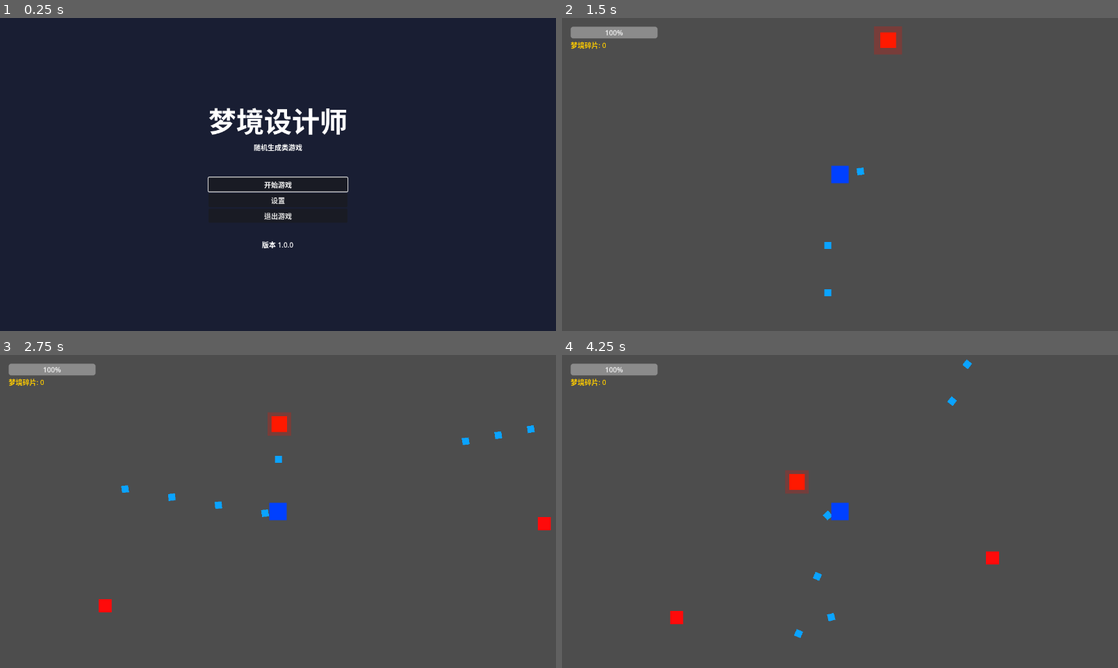
Above: before the commit, frames 1-4 (two rows, left to right).
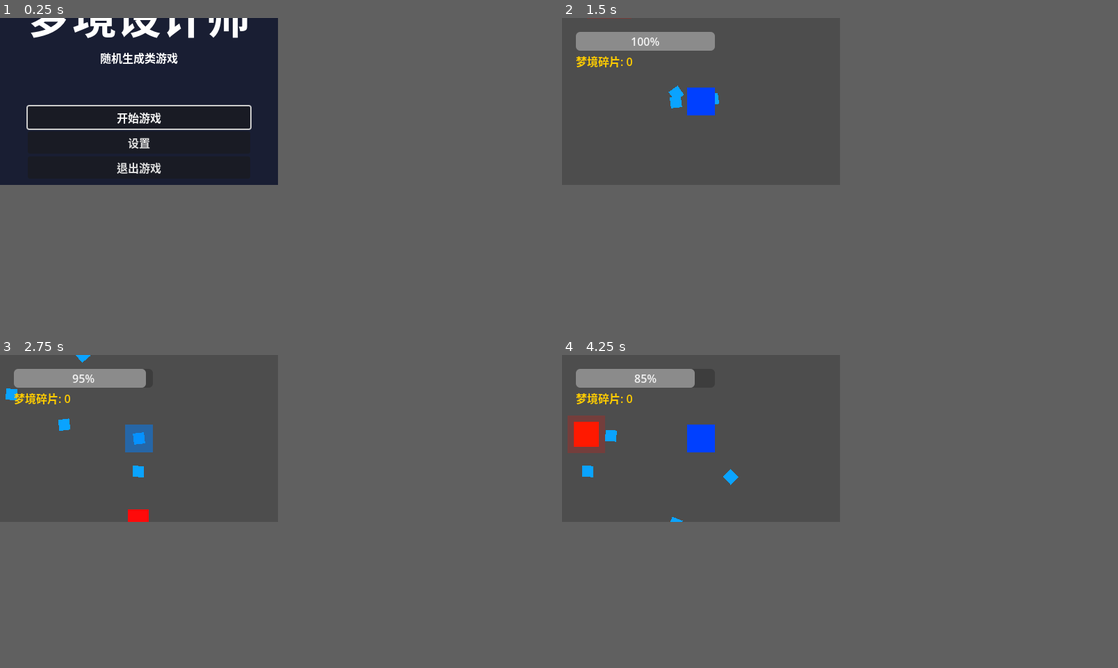
Above: after the commit, the same moments.

Repository: qaz8580111/OneiricDesigner
Game: Godot game, scene res://scenes/core/Main.tscn
The game is run twice, just before and just after one commit, with the same random seed, the same clock (stepped at 60 frames per second) and the same inputs.
Inputs (mouse positions are in pixels of both pictures, inside the frame that each line leads up to):
- Up to frame 1 (0.25 s): no input
- Up to frame 2 (1.5 s): click "开始游戏" at 0.5 s; tap Enter (game_confirm) at 1.25 s; move the mouse to (962, 158) at 1.27 s; hold D (game_move_right) from 1.28 s (still down); click (962, 158) at 1.35 s
- Up to frame 3 (2.75 s): move the mouse to (166, 527) at 2.02 s; release D (game_move_right) at 2.03 s; hold S (game_move_down) from 2.03 s (still down); tap Enter (game_confirm) at 2.1 s; click (166, 527) at 2.3 s
- Up to frame 4 (4.25 s): move the mouse to (895, 442) at 2.77 s; release S (game_move_down) at 2.78 s; hold D (game_move_right) 2.78-3.53 s; tap E (game_interact) at 2.85 s; click (895, 442) at 3.05 s; move the mouse to (812, 574) at 3.52 s; hold W (game_move_up) from 3.53 s (still down); click (812, 574) at 3.6 s
In our replay, the window is 800x450 before the commit and 400x240 after it. These sizes can differ from the game's own. Grey fills any space a smaller window leaves; there, only what the larger window draws over its background counts as a difference.

The runs differ from the first frame. In frame 1, 4.1% of the frame differs, in the area x 4-63%, y 0-74%; in frame 2, 3.1%; in frame 3, 3.4%; in frame 4, 3.9%.

Commit message:
增加死亡后屏幕渐变并返回主菜单；修复以上功能产生的BUG：鼠标无法在主菜单和暂停菜单中点击，主要原因是mouse_filter==2，而不是1

Diff:
--- a/project.godot
+++ b/project.godot
@@ -25,8 +25,8 @@
 
 [display]
 
-window/size/viewport_width=1280
-window/size/viewport_height=720
+window/size/viewport_width=400
+window/size/viewport_height=240
 
 [input]
 
--- a/scenes/core/Main.tscn
+++ b/scenes/core/Main.tscn
@@ -34,6 +34,7 @@
 ; UIStack (Control) - UI栈容器
 ; anchors_preset=15：全屏锚定，作为所有UI界面的父容器
 ; UI界面通过脚本动态添加到此节点下
+; mouse_filter=2（MOUSE_FILTER_IGNORE）：不接收鼠标事件，事件穿透到子节点按钮
 [node name="UIStack" type="Control" parent="CanvasLayer"]
 layout_mode = 3
 anchors_preset = 15
@@ -41,6 +42,23 @@
 anchor_bottom = 1.0
 grow_horizontal = 2
 grow_vertical = 2
+mouse_filter = 2
+
+; DeathOverlay (ColorRect) - 死亡过渡黑屏遮罩
+; 用于玩家死亡时的黑屏过渡动画，开始时完全透明，死亡后逐渐变黑
+; anchors_preset=15：全屏锚定，覆盖整个屏幕
+; mouse_filter=2（MOUSE_FILTER_IGNORE）：不接收鼠标事件，事件穿透到下方UI按钮
+; 注意：必须用IGNORE(2)而非PASS(1)，PASS会拦截事件导致按钮无法点击
+[node name="DeathOverlay" type="ColorRect" parent="CanvasLayer"]
+layout_mode = 3
+anchors_preset = 15
+anchor_right = 1.0
+anchor_bottom = 1.0
+grow_horizontal = 2
+grow_vertical = 2
+mouse_filter = 2
+color = Color(0, 0, 0, 0)
+visible = true
 
 ; ------------------------------ 游戏世界层 ------------------------------
 ; GameWorld (Node2D) - 游戏世界容器
--- a/scenes/gameplay/Enemy.tscn
+++ b/scenes/gameplay/Enemy.tscn
@@ -29,12 +29,12 @@
 
 ; ------------------------------ 根节点 ------------------------------
 ; Enemy (CharacterBody2D) - 敌人物理角色根节点
-; 碰撞层：2（敌人层），与其他敌人层物体碰撞
+; 碰撞层：2（敌人层），碰撞掩码：1+2（检测玩家层和敌人层，实现物理碰撞排斥）
 ; 所属组：enemy（用于查找敌人引用和子弹碰撞检测）
 [node name="Enemy" type="CharacterBody2D"]
 script = ExtResource("1")
 collision_layer = 2
-collision_mask = 2
+collision_mask = 3
 groups = PackedStringArray("enemy")
 
 ; ------------------------------ 外观与碰撞 ------------------------------
@@ -53,9 +53,10 @@
 
 ; Hitbox (Area2D) - 伤害检测区域
 ; 使用较小的碰撞体（半径15），只检测碰撞掩码（不参与物理碰撞）
-; collision_mask=1：只检测与玩家层物体的碰撞（玩家子弹）
+; collision_layer=2：设置在敌人层，供玩家子弹检测（area_entered信号）
+; collision_mask=1：检测玩家层（body_entered信号，用于触碰伤害检测玩家CharacterBody2D）
 [node name="Hitbox" type="Area2D" parent="."]
-collision_layer = 0
+collision_layer = 2
 collision_mask = 1
 
 ; CollisionShape2D - 伤害检测碰撞体
--- a/scenes/gameplay/Player.tscn
+++ b/scenes/gameplay/Player.tscn
@@ -43,12 +43,12 @@
 
 ; ------------------------------ 根节点 ------------------------------
 ; Player (CharacterBody2D) - 玩家物理角色根节点
-; 碰撞层：1（玩家层），与其他玩家层物体碰撞
+; 碰撞层：1（玩家层），碰撞掩码：1+2（检测玩家层和敌人层，实现物理碰撞排斥）
 ; 所属组：player（用于查找玩家引用）
 [node name="Player" type="CharacterBody2D"]
 script = ExtResource("1_player")
 collision_layer = 1
-collision_mask = 1
+collision_mask = 3
 groups = PackedStringArray("player")
 
 ; ------------------------------ 外观与碰撞 ------------------------------
@@ -64,9 +64,11 @@
 
 ; Hitbox (Area2D) - 伤害检测区域
 ; 使用较小的碰撞体（半径18），只检测碰撞掩码（不参与物理碰撞）
-; collision_mask=1：只检测与玩家层物体的碰撞
+; collision_layer=1：设置在玩家层，供敌人子弹检测（area_entered信号）
+; collision_mask=8：检测敌人子弹层（Area2D之间需要双方互相检测才能触发area_entered）
 [node name="Hitbox" type="Area2D" parent="."]
-collision_mask = 1
+collision_layer = 1
+collision_mask = 8
 
 ; CollisionShape2D - 伤害检测碰撞体
 ; 使用 CircleShape2D_2（半径18），略小于物理碰撞体
--- a/scenes/ui/GameHUD.tscn
+++ b/scenes/ui/GameHUD.tscn
@@ -18,6 +18,7 @@
 ; ------------------------------ 根节点 ------------------------------
 ; GameHUD (Control) - HUD根节点
 ; anchors_preset=15：全屏锚定，覆盖整个屏幕
+; mouse_filter=2（MOUSE_FILTER_IGNORE）：不接收鼠标事件，避免遮挡菜单按钮点击
 [node name="GameHUD" type="Control"]
 script = ExtResource("1")
 anchors_preset = 15
@@ -27,6 +28,7 @@
 offset_top = 0.0
 offset_right = 0.0
 offset_bottom = 0.0
+mouse_filter = 2
 
 ; ------------------------------ 血量显示 ------------------------------
 ; HealthBar (ProgressBar) - 玩家血量条
--- a/scenes/ui/MainMenu.tscn
+++ b/scenes/ui/MainMenu.tscn
@@ -25,6 +25,7 @@
 ; MainMenu (Control) - 主菜单根节点
 ; anchors_preset=15：全屏锚定
 ; layout_mode=3：锚点布局模式
+; mouse_filter=2（MOUSE_FILTER_PASS）：先处理自身输入，再传递给子节点按钮
 [node name="MainMenu" type="Control"]
 layout_mode = 3
 anchors_preset = 15
@@ -32,11 +33,13 @@
 anchor_bottom = 1.0
 grow_horizontal = 2
 grow_vertical = 2
+mouse_filter = 2
 script = ExtResource("1_mainmenu")
 
 ; ------------------------------ 背景 ------------------------------
 ; Background (ColorRect) - 菜单背景
 ; 颜色：深蓝灰 (0.1, 0.12, 0.2, 1)，营造神秘氛围
+; mouse_filter=2（MOUSE_FILTER_IGNORE）：不接收鼠标事件，事件穿透到按钮
 [node name="Background" type="ColorRect" parent="."]
 layout_mode = 1
 anchors_preset = 15
@@ -44,11 +47,13 @@
 anchor_bottom = 1.0
 grow_horizontal = 2
 grow_vertical = 2
+mouse_filter = 2
 color = Color(0.1, 0.12, 0.2, 1)
 
 ; ------------------------------ 菜单内容 ------------------------------
 ; VBoxContainer - 垂直布局容器
 ; anchors_preset=8：居中锚定，偏移-150,-150到150,150形成300x300的居中区域
+; mouse_filter=2（MOUSE_FILTER_IGNORE）：不接收鼠标事件，事件穿透到子按钮
 [node name="VBoxContainer" type="VBoxContainer" parent="."]
 layout_mode = 1
 anchors_preset = 8
@@ -62,6 +67,7 @@
 offset_bottom = 150.0
 grow_horizontal = 2
 grow_vertical = 2
+mouse_filter = 2
 
 ; Title (Label) - 游戏标题
 ; 字体大小64，居中显示，使用HeaderMedium主题变体
--- a/scenes/ui/PauseMenu.tscn
+++ b/scenes/ui/PauseMenu.tscn
@@ -22,6 +22,7 @@
 ; ------------------------------ 根节点 ------------------------------
 ; PauseMenu (Control) - 暂停菜单根节点
 ; anchors_preset=15：全屏锚定
+; mouse_filter=2（MOUSE_FILTER_PASS）：先处理自身输入，再传递给子节点按钮
 [node name="PauseMenu" type="Control"]
 layout_mode = 3
 anchors_preset = 15
@@ -29,11 +30,13 @@
 anchor_bottom = 1.0
 grow_horizontal = 2
 grow_vertical = 2
+mouse_filter = 2
 script = ExtResource("1_pausemenu")
 
 ; ------------------------------ 背景遮罩 ------------------------------
 ; Background (ColorRect) - 半透明遮罩
 ; 颜色：黑色，透明度0.7，用于遮挡游戏画面，突出菜单
+; mouse_filter=2（MOUSE_FILTER_IGNORE）：不接收鼠标事件，事件穿透到按钮
 [node name="Background" type="ColorRect" parent="."]
 layout_mode = 1
 anchors_preset = 15
@@ -41,11 +44,13 @@
 anchor_bottom = 1.0
 grow_horizontal = 2
 grow_vertical = 2
+mouse_filter = 2
 color = Color(0, 0, 0, 0.7)
 
 ; ------------------------------ 菜单内容 ------------------------------
 ; VBoxContainer - 垂直布局容器
 ; anchors_preset=8：居中锚定，偏移-150,-100到150,100形成300x200的居中区域
+; mouse_filter=2（MOUSE_FILTER_IGNORE）：不接收鼠标事件，事件穿透到子按钮
 [node name="VBoxContainer" type="VBoxContainer" parent="."]
 layout_mode = 1
 anchors_preset = 8
@@ -59,6 +64,7 @@
 offset_bottom = 100.0
 grow_horizontal = 2
 grow_vertical = 2
+mouse_filter = 2
 
 ; Title (Label) - 暂停标题
 ; 使用HeaderMedium主题变体，居中显示
--- a/scenes/ui/Settings.tscn
+++ b/scenes/ui/Settings.tscn
@@ -40,6 +40,7 @@
 ; ------------------------------ 根节点 ------------------------------
 ; Settings (Control) - 设置界面根节点
 ; anchors_preset=15：全屏锚定
+; mouse_filter=2（MOUSE_FILTER_PASS）：先处理自身输入，再传递给子节点按钮
 [node name="Settings" type="Control"]
 layout_mode = 3
 anchors_preset = 15
@@ -47,11 +48,13 @@
 anchor_bottom = 1.0
 grow_horizontal = 2
 grow_vertical = 2
+mouse_filter = 2
 script = ExtResource("1_settings")
 
 ; ------------------------------ 背景 ------------------------------
 ; Background (ColorRect) - 设置背景
 ; 颜色：深蓝灰 (0.1, 0.12, 0.2, 1)
+; mouse_filter=2（MOUSE_FILTER_IGNORE）：不接收鼠标事件，事件穿透到按钮
 [node name="Background" type="ColorRect" parent="."]
 layout_mode = 1
 anchors_preset = 15
@@ -59,10 +62,12 @@
 anchor_bottom = 1.0
 grow_horizontal = 2
 grow_vertical = 2
+mouse_filter = 2
 color = Color(0.1, 0.12, 0.2, 1)
 
 ; ------------------------------ 主布局 ------------------------------
 ; VBoxContainer - 主垂直布局容器
+; mouse_filter=2（MOUSE_FILTER_IGNORE）：不接收鼠标事件，事件穿透到子按钮
 [node name="VBoxContainer" type="VBoxContainer" parent="."]
 layout_mode = 1
 anchors_preset = 15
@@ -70,6 +75,7 @@
 anchor_bottom = 1.0
 grow_horizontal = 2
 grow_vertical = 2
+mouse_filter = 2
 
 ; Title (Label) - 设置标题
 ; 字体大小48，居中显示
--- a/scripts/autoload/InputManager.gd
+++ b/scripts/autoload/InputManager.gd
@@ -67,13 +67,13 @@
 	# 检测设备类型变化
 	_detect_device_from_event(event)
 
-	# 处理鼠标左键状态跟踪
+	### 处理鼠标左键状态跟踪（仅更新状态，不消费事件）
 	if event is InputEventMouseButton and event.button_index == MOUSE_BUTTON_LEFT:
 		_mouse_left_pressed = event.pressed
-		if event.pressed:
-			if _is_action_allowed_in_context("game_shoot"):
-				_just_pressed_actions["game_shoot"] = true
-		return
+		## 仅在 GAMEPLAY 上下文中将鼠标左键按下缓存为 game_shoot 动作
+		if event.pressed and get_current_context() == "GAMEPLAY":
+			_just_pressed_actions["game_shoot"] = true
+		## 注意：不使用 return，让事件继续传递给UI系统
 
 	# 缓存游戏相关动作的按下事件
 	# 注意：不是所有 InputEvent 都有 pressed 和 echo 属性
--- a/scripts/entities/Bullet.gd
+++ b/scripts/entities/Bullet.gd
@@ -38,6 +38,9 @@
 ## 子弹所属阵营（"player"或"enemy"），用于防止误伤友军
 var _owner_group: String = ""
 
+## 是否命中过目标（防重复伤害标记）
+var _has_hit: bool = false
+
 ## ========== 信号定义（用于与其他节点通信） ==========
 
 ## 子弹命中目标时发出此信号
@@ -51,8 +54,10 @@
 
 ## _ready() - 节点进入场景树时调用一次，用于初始化
 func _ready() -> void:
-	## 连接碰撞检测信号：当有物体进入子弹区域时触发回调
+	## 连接碰撞检测信号：当有物理体进入子弹区域时触发回调
 	body_entered.connect(_on_body_entered)
+	## 连接碰撞检测信号：当有区域体进入子弹区域时触发回调（用于检测玩家Hitbox）
+	area_entered.connect(_on_area_entered)
 
 	## 如果子弹数据为空，创建默认子弹数据
 	if _bullet_data == null:
@@ -99,13 +104,12 @@
 
 ## 设置子弹飞行方向（对外接口，由发射者调用）
 ## 参数：direction - 飞行方向向量
+## 注意：位置偏移由发射者在 instantiate 后设置，避免重复偏移
 func set_direction(direction: Vector2) -> void:
 	## 归一化方向向量，确保单位长度
 	_direction = direction.normalized()
 	## 设置子弹旋转角度为方向向量的角度
 	rotation = _direction.angle()
-	## 将子弹位置向飞行方向偏移，避免刚生成就与发射者碰撞
-	position += _direction * spawn_offset
 
 ## ========== 物理帧更新方法 ==========
 
@@ -157,9 +161,13 @@
 
 ## ========== 碰撞检测回调 ==========
 
-## 碰撞检测回调：当有物体进入子弹区域时调用
-## 参数：body - 进入区域的物体节点
+## 碰撞检测回调：当有物理体进入子弹区域时调用
+## 参数：body - 进入区域的物理体节点（如CharacterBody2D）
 func _on_body_entered(body: Node2D) -> void:
+	## 如果已经命中过目标，忽略后续碰撞（防止同一子弹造成多次伤害）
+	if _has_hit:
+		return
+
 	## 如果子弹有所属阵营，且碰撞的物体与子弹同阵营，忽略碰撞（防止误伤友军）
 	if _owner_group != "" and body.is_in_group(_owner_group):
 		return
@@ -173,10 +181,56 @@
 			{"direction": _direction}
 		)
 
-	## 如果碰撞的物体有take_damage方法，发出命中信号并销毁子弹
+	## 标记已命中，防止重复伤害
+	_has_hit = true
+
+	## 尝试直接调用take_damage方法
+	var damage_amount: float = _bullet_data.damage if _bullet_data else 10.0
 	if body.has_method("take_damage"):
+		body.call("take_damage", damage_amount)
 		hit.emit(self, body)
-		_destroy()
+
+	## 销毁子弹
+	_destroy()
+
+## 碰撞检测回调：当有区域体进入子弹区域时调用（用于检测玩家Hitbox）
+## 参数：area - 进入区域的Area2D节点（如玩家Hitbox）
+func _on_area_entered(area: Area2D) -> void:
+	## 如果已经命中过目标，忽略后续碰撞（防止同一子弹造成多次伤害）
+	if _has_hit:
+		return
+
+	## 检查区域的父节点是否属于同一阵营
+	if _owner_group != "":
+		var parent_node: Node = area.get_parent()
+		if parent_node != null and parent_node.is_in_group(_owner_group):
+			return
+
+	## 如果有子弹数据，触发命中时的特效（ON_HIT类型）
+	if _bullet_data != null:
+		_bullet_data.trigger_effects(
+			BulletEffectClass.TriggerType.ON_HIT,
+			self,
+			area,
+			{"direction": _direction}
+		)
+
+	## 找到区域的父节点（通常是CharacterBody2D）
+	var target: Node2D = area.get_parent()
+	if target == null:
+		target = area
+
+	## 标记已命中，防止重复伤害
+	_has_hit = true
+
+	## 尝试直接调用take_damage方法
+	var damage_amount: float = _bullet_data.damage if _bullet_data else 10.0
+	if target.has_method("take_damage"):
+		target.call("take_damage", damage_amount)
+		hit.emit(self, target)
+
+	## 销毁子弹
+	_destroy()
 
 ## ========== 子弹销毁 ==========
 
--- a/scripts/entities/Enemy.gd
+++ b/scripts/entities/Enemy.gd
@@ -351,18 +351,25 @@
 	bullet.set_bullet_data(bullet_data)
 	## 设置子弹所属阵营为"enemy"（防止误伤友军）
 	bullet.set_owner_group("enemy")
+
+	## 先禁用碰撞检测（避免刚加入场景树时与发射者自身碰撞）
+	bullet.monitoring = false
+
 	## 设置子弹碰撞层为8（敌人子弹层）
 	bullet.collision_layer = 8
 	## 设置子弹碰撞掩码为1（只检测玩家层）
 	bullet.collision_mask = 1
 
-	## 将子弹添加到父节点（GameWorld）的场景树中
-	get_parent().add_child(bullet)
-
 	## 设置子弹飞行方向
 	bullet.set_direction(direction)
 	## 设置子弹生成位置（敌人前方30像素偏移，避免立即碰撞）
 	bullet.global_position = global_position + direction * 30.0
+
+	## 将子弹添加到父节点（GameWorld）的场景树中
+	get_parent().add_child(bullet)
+
+	## 添加到场景树后再启用碰撞检测
+	bullet.monitoring = true
 
 	## 设置子弹外观（如果有Sprite2D节点）
 	var bullet_sprite: Sprite2D = bullet.get_node_or_null("Sprite2D")
--- a/scripts/entities/GameWorld.gd
+++ b/scripts/entities/GameWorld.gd
@@ -421,8 +421,8 @@
 
 ## 玩家死亡时的回调（响应player.killed或HealthController.player_died信号）
 func _on_player_killed() -> void:
-	## 发出游戏结束信号（用于Main.gd处理游戏结束流程）
-	game_over.emit()
+	## 调用GameManager结束游戏（触发game_ended信号，通知Main.gd处理死亡流程）
+	GameManager.end_game()
 
 ## ========== 清理方法 ==========
 
--- a/scripts/entities/Main.gd
+++ b/scripts/entities/Main.gd
@@ -31,6 +31,11 @@
 ## 上一个屏幕状态（用于从设置界面返回）
 var previous_screen: Screen
 
+## 是否正在执行死亡动画（用于_process中更新透明度）
+var _is_death_fading: bool = false
+## 死亡动画开始时间（毫秒）
+var _death_fade_start_time: int = 0
+
 ## ========== 节点引用（使用 @onready 延迟初始化） ==========
 
 ## UI栈容器，用于显示菜单、设置、HUD等UI界面
@@ -39,6 +44,9 @@
 ## 游戏世界容器，用于放置玩家和游戏世界
 @onready var game_world_container: Node2D = $GameWorld
 
+## 死亡过渡黑屏遮罩（ColorRect），用于玩家死亡时的黑屏过渡动画
+@onready var death_overlay: ColorRect = $CanvasLayer/DeathOverlay
+
 ## ========== 场景预加载（避免运行时重复加载） ==========
 
 ## 主菜单场景
@@ -68,6 +76,9 @@
 
 ## _ready() - 节点进入场景树时调用一次，用于初始化
 func _ready() -> void:
+	## 设置此节点为PROCESS_MODE_ALWAYS（暂停状态下仍可更新，确保死亡动画正常运行）
+	process_mode = Node.PROCESS_MODE_ALWAYS
+
 	## 连接游戏管理器的信号（GameManager是全局单例）
 	if GameManager:
 		## 游戏开始信号：当游戏开始时触发回调
@@ -91,6 +102,9 @@
 	## 设置当前屏幕状态为MAIN_MENU
 	current_screen = Screen.MAIN_MENU
 
+	## 切换输入上下文到SETTINGS（允许UI操作，如点击按钮）
+	InputManager.reset_context("SETTINGS")
+
 	## 实例化主菜单场景
 	active_ui = MAIN_MENU_SCENE.instantiate()
 	## 连接主菜单按钮信号
@@ -157,6 +171,8 @@
 	current_screen = Screen.GAME
 	## 强制重置输入上下文到GAMEPLAY，避免菜单残留的PAUSE_MENU阻塞游戏输入
 	InputManager.reset_context("GAMEPLAY")
+	## 重置死亡遮罩状态（确保游戏开始时屏幕正常）
+	_reset_death_overlay()
 	## 调用GameManager开始新游戏
 	GameManager.start_new_game()
 
@@ -282,6 +298,8 @@
 func _on_game_ended() -> void:
 	## 设置当前屏幕状态为GAME_OVER
 	current_screen = Screen.GAME_OVER
+	## 开始死亡黑屏过渡动画
+	_start_death_fade()
 
 ## 游戏暂停信号回调（响应GameManager.game_paused）
 func _on_game_paused() -> void:
@@ -306,8 +324,71 @@
 		player_node.set_auto_shoot(auto_shoot)
 		print("Auto shoot setting loaded: ", auto_shoot)
 
-## _process() - 每帧调用一次，用于处理全局输入
+## 开始死亡黑屏过渡动画
+## 使用_process方法更新透明度，确保在暂停状态下也能运行
+func _start_death_fade() -> void:
+	## 如果黑屏遮罩不存在，直接返回主菜单
+	if death_overlay == null:
+		_show_main_menu()
+		return
+
+	## 设置黑屏遮罩为可见
+	death_overlay.visible = true
+	## 重置遮罩透明度为0（完全透明）
+	death_overlay.color.a = 0.0
+
+	## 标记正在执行死亡动画
+	_is_death_fading = true
+	## 记录动画开始时间
+	_death_fade_start_time = Time.get_ticks_msec()
+
+	## 设置死亡遮罩为PROCESS_MODE_ALWAYS（暂停状态下仍可更新）
+	death_overlay.process_mode = Node.PROCESS_MODE_ALWAYS
+
+## 重置死亡遮罩状态（游戏开始前调用）
+func _reset_death_overlay() -> void:
+	if death_overlay != null:
+		death_overlay.color.a = 0.0
+		death_overlay.visible = true
+
+## 更新死亡黑屏过渡动画
+## 在_process中每帧调用，处理透明度渐变和返回主菜单逻辑
+func _update_death_fade() -> void:
+	## 如果不在死亡动画状态，直接返回
+	if not _is_death_fading or death_overlay == null:
+		return
+
+	## 渐变持续时间（秒）
+	var fade_duration: float = 2.0
+	## 计算经过的时间（转换为秒）
+	var elapsed: float = (Time.get_ticks_msec() - _death_fade_start_time) / 1000.0
+
+	## 如果动画已完成（黑屏完全显示）
+	if elapsed >= fade_duration:
+		## 设置透明度为1（完全不透明）
+		death_overlay.color.a = 1.0
+		## 等待1秒后返回主菜单
+		if elapsed >= fade_duration + 1.0:
+			## 重置死亡动画状态
+			_is_death_fading = false
+			## 恢复游戏（取消暂停状态）
+			get_tree().paused = false
+			## 重置死亡遮罩透明度（否则主菜单会被黑屏挡住）
+			death_overlay.color.a = 0.0
+			## 返回主菜单
+			_show_main_menu()
+		return
+
+	## 计算当前透明度（使用线性插值）
+	var alpha: float = elapsed / fade_duration
+	## 更新遮罩颜色透明度
+	death_overlay.color.a = alpha
+
+## _process() - 每帧调用一次，用于处理全局输入和死亡动画
 func _process(_delta: float) -> void:
+	## 处理死亡黑屏过渡动画
+	_update_death_fade()
+
 	## 检测取消/暂停按钮（如ESC键）
 	if InputManager.is_action_just_pressed_safe("ui_cancel"):
 		## 如果当前在游戏中，显示暂停菜单
